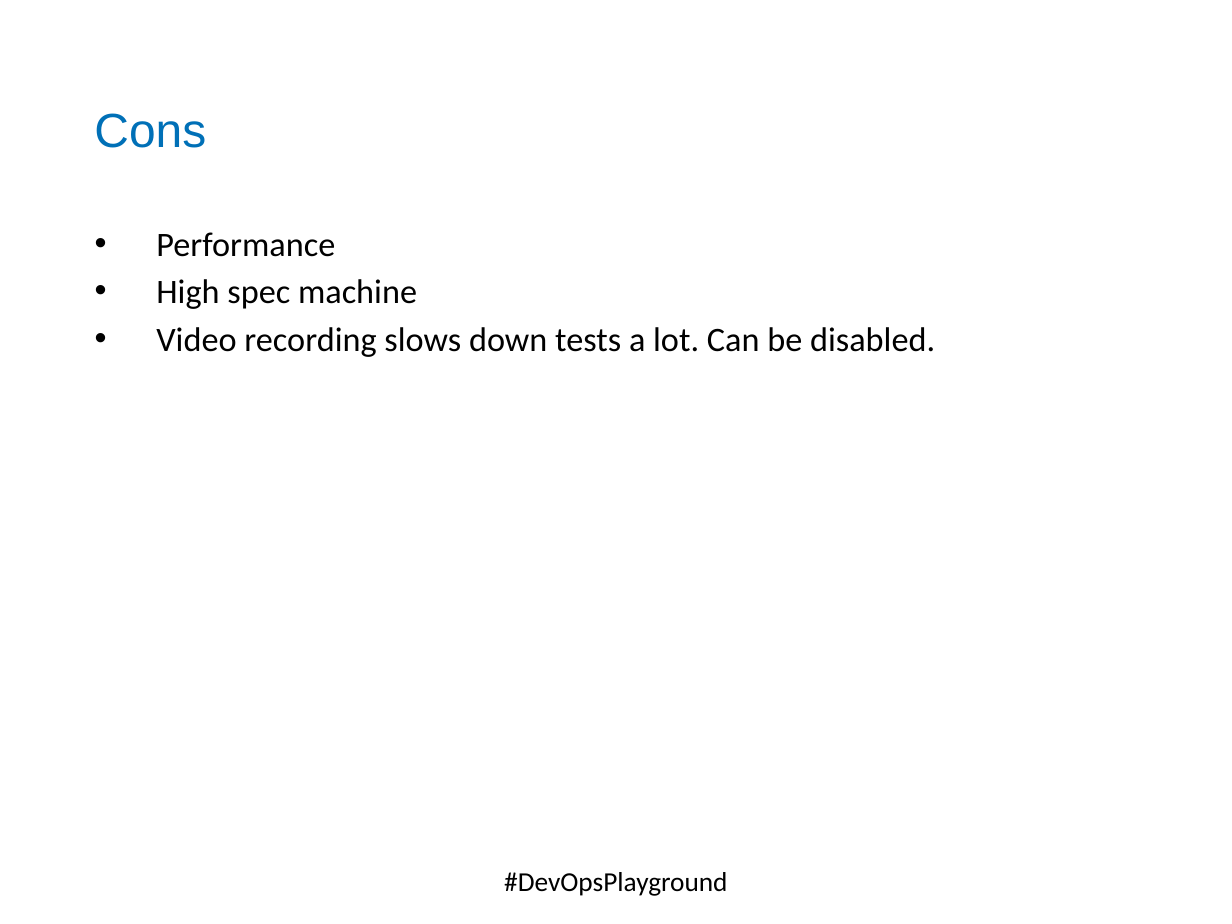
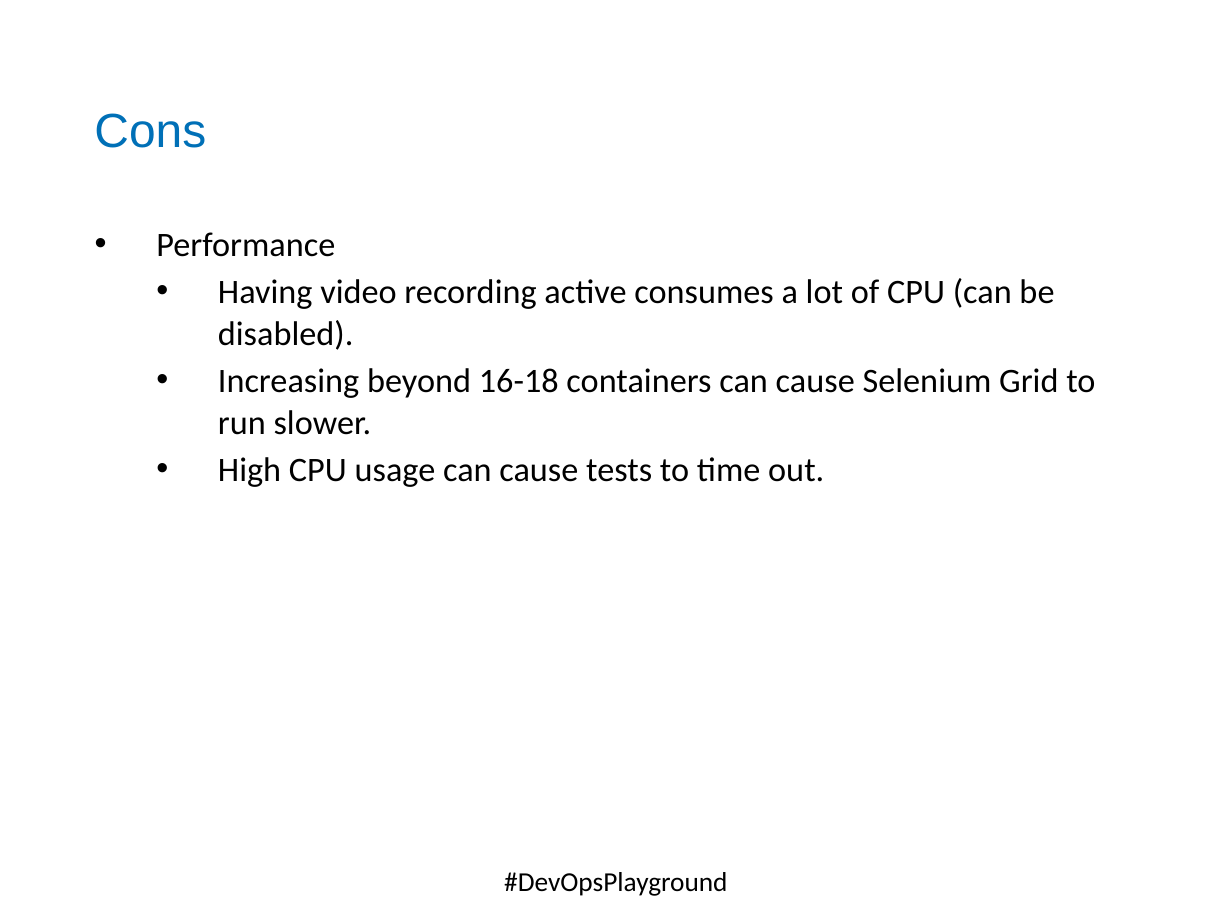
Before and after one commit to DevOpsPlayground/Hands-on-with-Selenium-Auto-Scaling-using-Docker-and-Zalenium, a slide deck: slide 12 of ECS_Digital_Template.pptx. Drawn at 1232x924 pixels with LibreOffice and Linux fonts; fonts in the diff are those of the drawing; background and template pictures are left out. Boxes give left, top, right and bottom in pixels: in the first picture for what was removed or moved away, otherwise in the second. Text is boxed around its words. In the diff, an @@ line names an element or a change of style, - is before the commit and + after.

Commit message:
PowerPoint update

```diff
--- a/ECS_Digital_Template.pptx
+++ b/ECS_Digital_Template.pptx
@@ text at (x1=218, y1=278, x2=1095, y2=487): text changed @@
-• High spec machine
-• Video recording slows down tests a lot. Can be disabled.
+  • Having video recording active consumes a lot of CPU (can be disabled).
+  • Increasing beyond 16-18 containers can cause Selenium Grid to run slower.
+  • High CPU usage can cause tests to time out.
```
